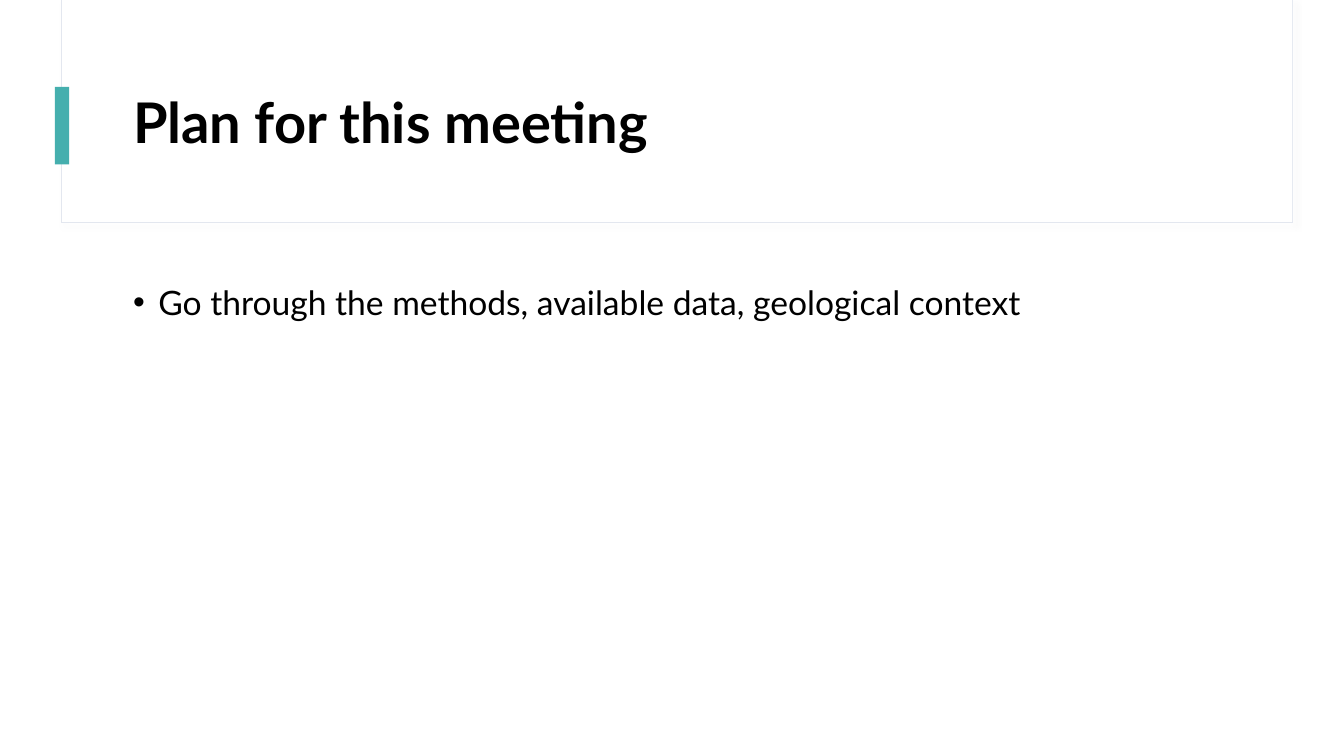
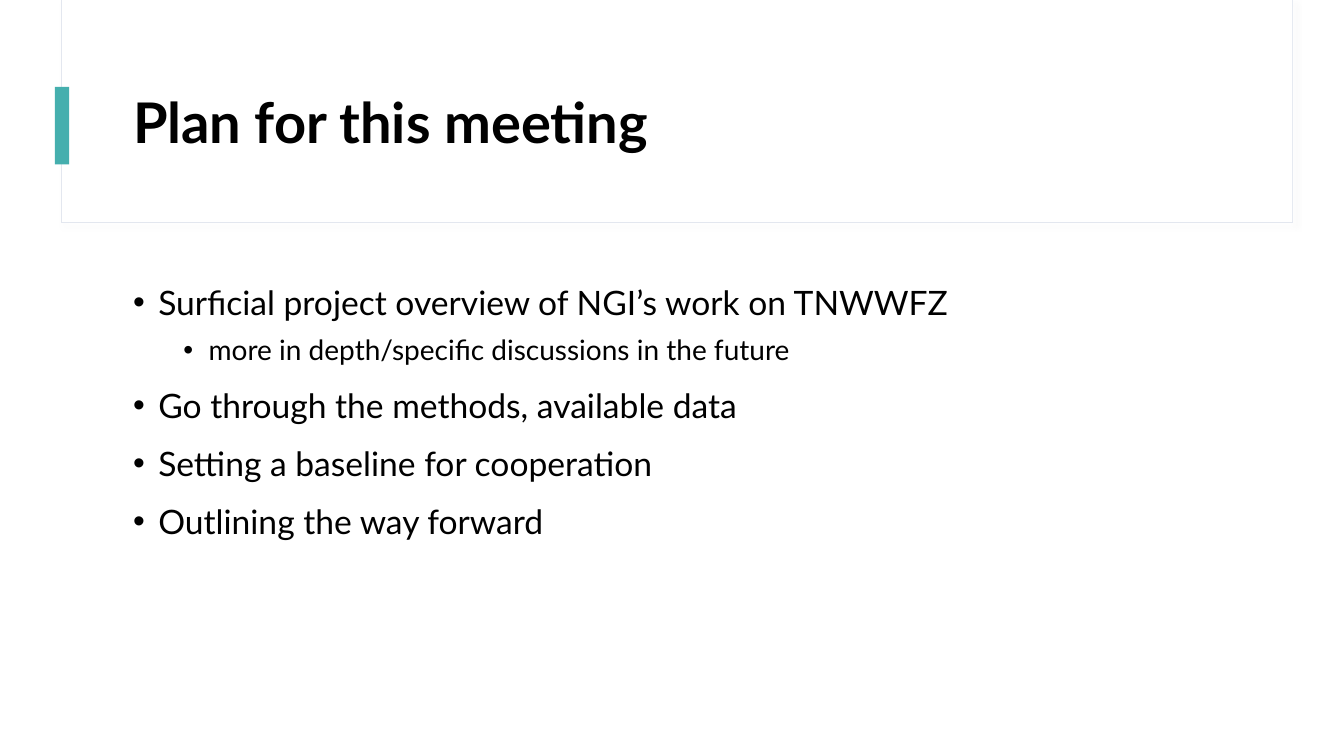
Before and after one commit to sjurmsc/MSC2023, a slide deck: slide 2 of Meeting Presentations/01.09.2022_Meeting.pptx. Drawn at 1344x756 pixels with LibreOffice and Linux fonts; fonts in the diff are those of the drawing. Boxes give left, top, right and bottom in pixels: in the first picture for what was removed or moved away, otherwise in the second. Text is boxed around its words. In the diff, an @@ line names an element or a change of style, - is before the commit and + after.

Commit message:
More or less finished first meeting presentation

```diff
--- a/Meeting Presentations/01.09.2022_Meeting.pptx
+++ b/Meeting Presentations/01.09.2022_Meeting.pptx
@@ text at (158,289,948,540): text changed @@
-• Go through the methods, available data, geological context
+• Surficial project overview of NGI’s work on TNWWFZ
+  • more in depth/specific discussions in the future
+• Go through the methods, available data
+• Setting a baseline for cooperation
+• Outlining the way forward
```
Also in this commit, not shown: 9 other slides changed, 4 slides added.
